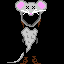
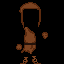
Layers edited between the first and the second 64 × 64 image:
added group "Rat" with 5 layers above "Leather" over [7, 0, 48, 63]
hid "Layer 10", moved it into group "Rat", painted on it over [15, 0, 47, 27]
hid "Layer 8", moved it into group "Rat", painted on it over [7, 27, 38, 63]
removed layer "Layer 7" over [20, 56, 38, 63]
added group "Leather" with 5 layers above "Layer 5" over [16, 2, 48, 63]
moved "Layer 9" into group "Leather", painted on it over [19, 2, 41, 28]
added layer "Layer 15" in group "Leather" over [16, 32, 48, 50]
added layer "Layer 20" in group "Leather" over [24, 27, 36, 45]
added layer "Layer 19" in group "Leather" over [21, 42, 36, 54]
added layer "Layer 16" in group "Leather" over [20, 56, 38, 63]
